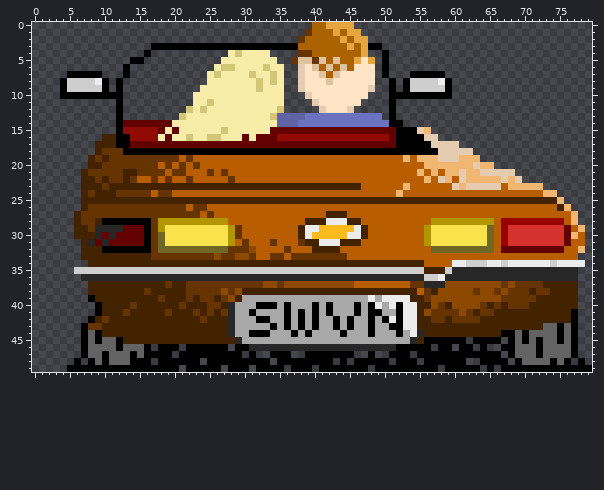
Two states of a sprite sheet, lib/left1.png. That is the earlier state.
The file is 80x50 pixels. Colours within 5 levels of each other are drawn and written as one.
After:
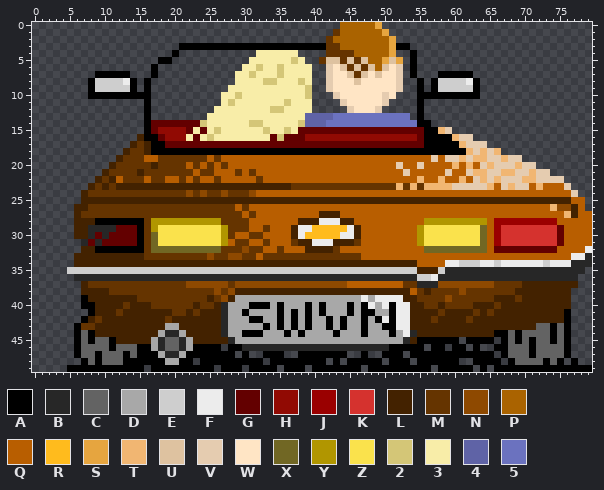
Palette (. is transparent): A #000000  B #272727  C #636363  D #a8a8a8  E #cecece  F #ececec  G #630000  H #910a03  J #9a0000  K #d5322e  L #432200  M #653400  N #8e4900  P #aa6300  Q #b85e00  R #ffbb1d  S #e6a53f  T #f1b672  U #dec2a0  V #e5ccb0  W #ffe5c5  X #716724  Y #b19600  Z #fae24c  2 #d4c677  3 #f8eda8  4 #5f63a6  5 #6b72bf
Change:
Changed rows in their new state; - is an unchanged pixel.
first column x 4:
 0 ------------------------------------....PPPPPS------------------------------
 1 -----------------------------------....M-PPPPPS-----------------------------
 2 ----------------------------------....M-P-PPPPPS----------------------------
 3 -------------....-----------------AAAAMM-P-PPPPSAA--------------------------
 4 ------------.---A-------....--3333....MMMM-PPPPS--A-------------------------
 5 ----------..--AA-------....----3323..MU-MUMUPPSUS-A-------------------------
 6 ---------.---A--------....--23-23333..VW-MUMUPUWV-A-------------------------
 7 -....-AAA----A-------....-----323333..VW-UMU-UWWV--...-AAAA-----------------
 8 ....AEEEEFA-A--------....---32--3323..V---U--WWWV..A.AEEEEFA----------------
 9 ....A-EEEEA-A-------....----3---3332..V-----WWWWV..A.A-EEEEA----------------
10 ....-----AAAA------....--2------3332...V----WWVW...-----AAAA----------------
11 --------.---A------....-2-------2333....V--WWWV.---A------------------------
12 --------.---A-----....--------2-3333-....-WWWV-.---A------------------------
13 --------.---A----....---------333334444-------5555-A------------------------
14 --------....A---GGGG2------22--3332444---------5555AA-----------------------
15 --------....AGHHHHG-G-23-----23323--------------GGGGAATV--------------------
16 ------.....LAAGHHH3G--3---3-33-2GGG------------HHHHGAAAATVV-----------------
17 -----.....LMLAA---------------------------------GGGG-AAAATVVV---------------
18 -----....LMML-----------------------------------------AAAATVTVT-------------
19 ----....L---QQ---M-MM-M--------------------------Q-QQVQ---V-TVVTVV----------
20 ----...L-----LM-M----M-M------------------------V--VQQQQ-Q-QV-VVVTVV--------
21 ---...L--MML---M--M-M--Q-M-M---------------------V-Q-Q-VQQV-T--TTVVTVV------
22 ---..LMLQM-M--MQ-MQM--M-Q---M----------------------TQ-TQ-TQV-V--V-TTVVVV----
23 ---.-MLM-------------------------MMMMMMMMMMMMMMMTMTMTTTT-V---TQV-VVQ-QQQV---
24 -----MMM-----M--MMNMNMMNMMMN--------------------Q--------------------QQQQV--
25 -----------------------------------------------------------------------LLQQ-
26 --L---------------M--MMMM-M-------------------------------------------TNNLQ-
27 --------------------M-MMMM-M---------L--Q-------------------------------TLQQ
28 ---LLA------MY---------MMMM-------L--F--L-Q---------Y--------QJ--------Q-QQQ
29 ----B---G--AMYZ--------YM-M--M---LF-R----FLQ-------YZ-------XQJK-------GQ-QQ
30 ----BGBG---AMXZ--------YMQ-MM----LFR----F-LQ-------YZ-------XQJK-------GQQ-Q
31 ---BGBG----AMXZ--------YQM---MQ--ML-F--L--M--------YZ-------XQJK-------GQ--Q
32 -----A------MX---------M--NMM--MQ--L---M------------X--------QG--------Q--QF
33 --L---------M--------NM-N-M--M--M--------MM------------------------------FFB
34 --LL-----------------------------------------------Q---F-E--F-EF-----EF--BBB
35 -E-------------------------------------------------L--EB------------------B-
36 --B------------------------------------------------E-FB---------------------
37 ---LMMMMMMMMMMM-MMNNNNNN-NNNN--N---------Q-------M-B--N-------M-M-LLL-------
38 ---L---MMMMM-MMMMM----NMNL------------------------QMLMMMM-M-MM-M-LL-LL---.--
39 ---AL------MMM-MMM-M-LMNLD-----------------FDF---L-M-MM-MMMMMMLLL-LL-----.--
40 ---AAL---ML--MMMM-M-M-LBD--A--DAD--ADAD--ADAFDFAF-L-MMLMMMMLL---LLL------.--
41 ----AL--ML-----LMM---L-BD-AD---ADADADAD--ADA-D-AF-L-LL-LLLLML-----------A.--
42 ---ALML--------M----L--BD--A-D-ADADAD-ADAD-ADAFAF-L---L-LL-L------------A.--
43 --AM-L---------DD------BD----ADADADAD-ADAD-AD-A-F-L-----------------C-ACA.--
44 --ACAL--------DBBD-----BD-A--D--ADAD---AD--AD--ADFBL----------A-CAC---ACA.--
45 --ACAC-AL----DBCCBD-----BD-----------------------BLA-----.A---.ACACAC-ACA.--
46 --AC---AC--A-DBCCBD----.A-B--------------------A----.A-.A-.A.-A-C--AC---A.--
47 --AC-AC--ACA--DBBD-------.A.-A--.-A------.-A.-A--.A-----------.AC--AC---A.--
48 --.ACAC--A---A-DD--.A--------.A-------.A.A----.A--.A-----.-A---.AC---ACA.A.-
49 ------------.----A----.A--.A---.A--.A------.A--------.A----.A.A-------------
Pixel boxes of the changes (left, top, right, bottom) in both pictures:
changed: (60, 22, 592, 372)
